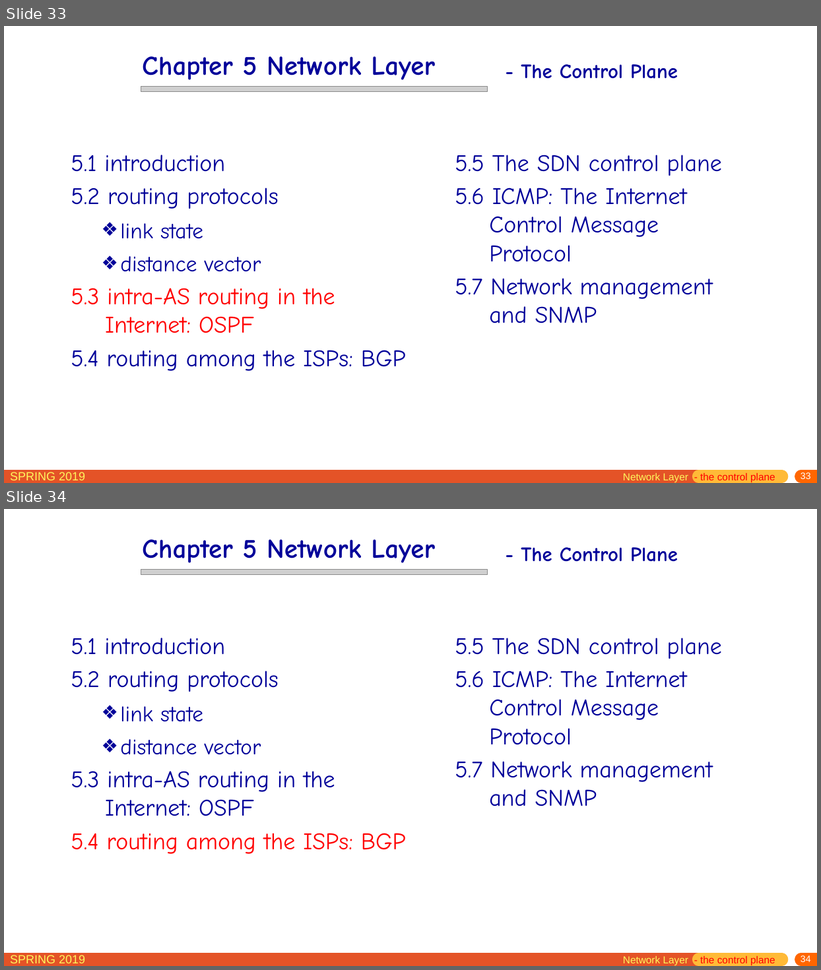
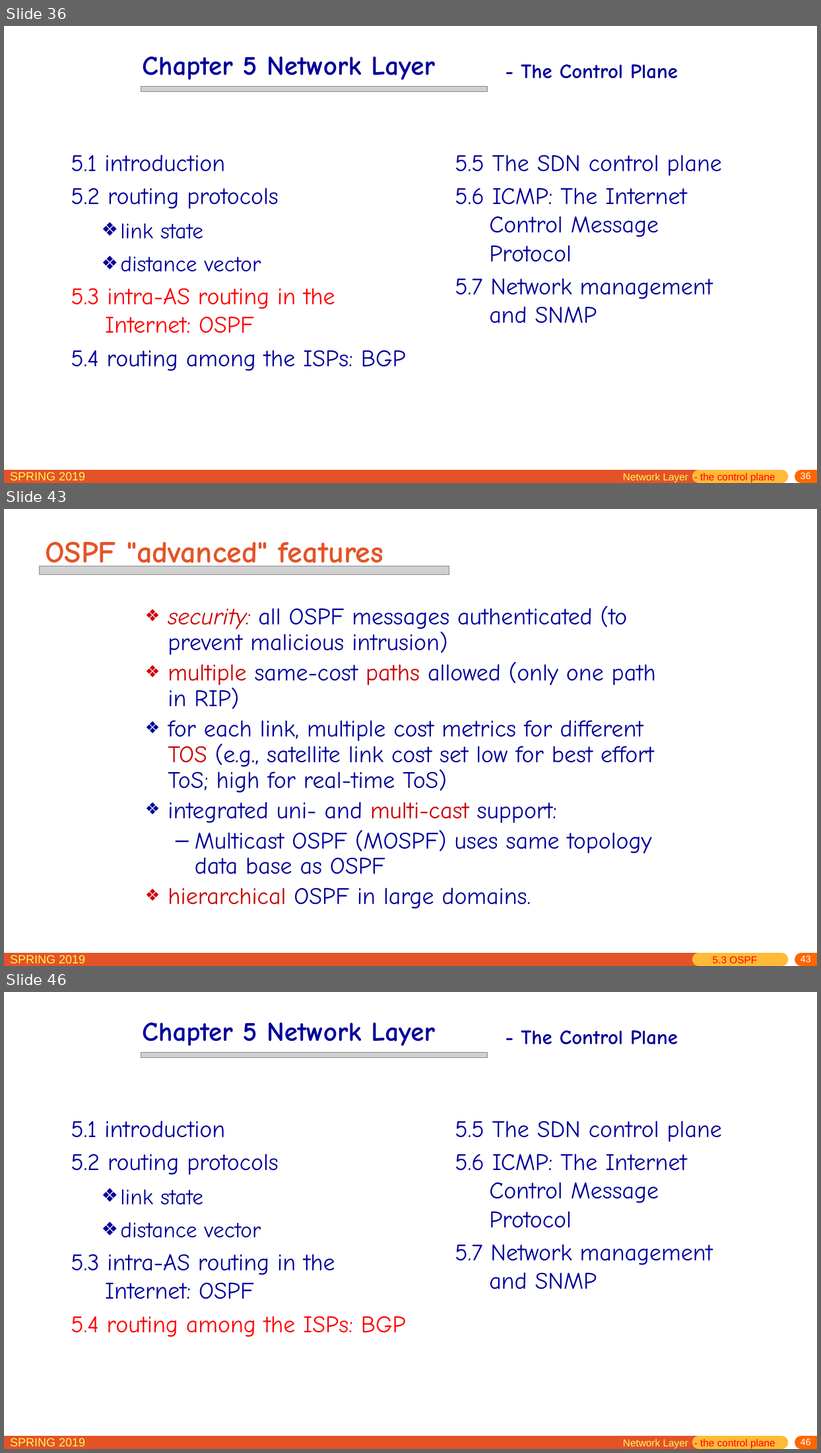
Before and after one commit to jichenghu/PPT_networkDistributed, a slide deck: chapter5.pptx. Shown one above the other, each under a label of ours: slides 33 and 34 before the commit, slides 36, 43 and 46 after it; the slides between them are not shown. The pictures are 821x970 and 821x1453 pixels, drawn with LibreOffice and Linux fonts; fonts in the diff are those of the drawing; grey boxes stand for pictures. Boxes give left, top, right and bottom in pixels: in the first picture for what was removed or moved away, otherwise in the second. Text is boxed around its words. In the diff, an @@ line names an element or a change of style, - is before the commit and + after.

```diff
--- a/chapter5.pptx
+++ b/chapter5.pptx
@@ slide 43 added at [4,509,817,966], background #FFFFFF; not listed: 5 template elements that a slide beside it also shows @@
@@ title added at [45,541,384,572], 36 pt, text #E45327, bold @@
+OSPF "advanced" features
@@ picture added at [40,566,450,574] @@
@@ text added at [168,606,656,909], 28 pt, text #000099 @@
+❖ security: all OSPF messages authenticated (to prevent malicious intrusion)
+❖ multiple same-cost paths allowed (only one path in RIP)
+❖ for each link, multiple cost metrics for different TOS (e.g., satellite link cost set low for best effort ToS; high for real-time ToS)
+❖ integrated uni- and multi-cast support:
+  – Multicast OSPF (MOSPF) uses same topology data base as OSPF
+❖ hierarchical OSPF in large domains.
@@ text added at [713,956,757,964], 12 pt, text #FF0000 @@
+5.3 OSPF
@@ what was slide 33 is now slide 36 @@
@@ page number at [801,473,811,479]: text changed @@
-33
+36
@@ what was slide 34 is now slide 46 @@
@@ page number at [801,1439,811,1445]: text changed @@
-34
+46
```
Also in this commit, not shown: 6 slides changed, 54 other slides added, 1 other file.
